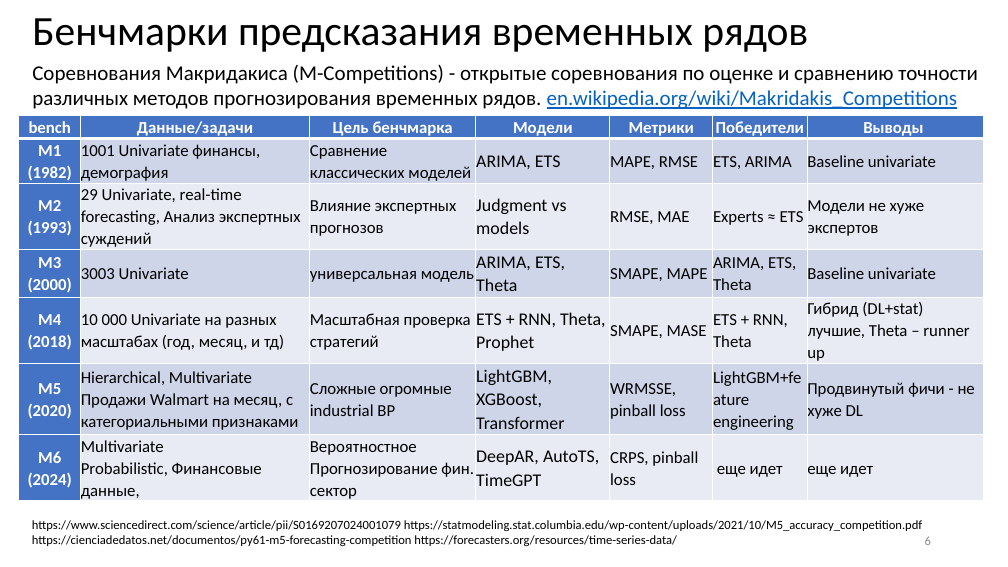
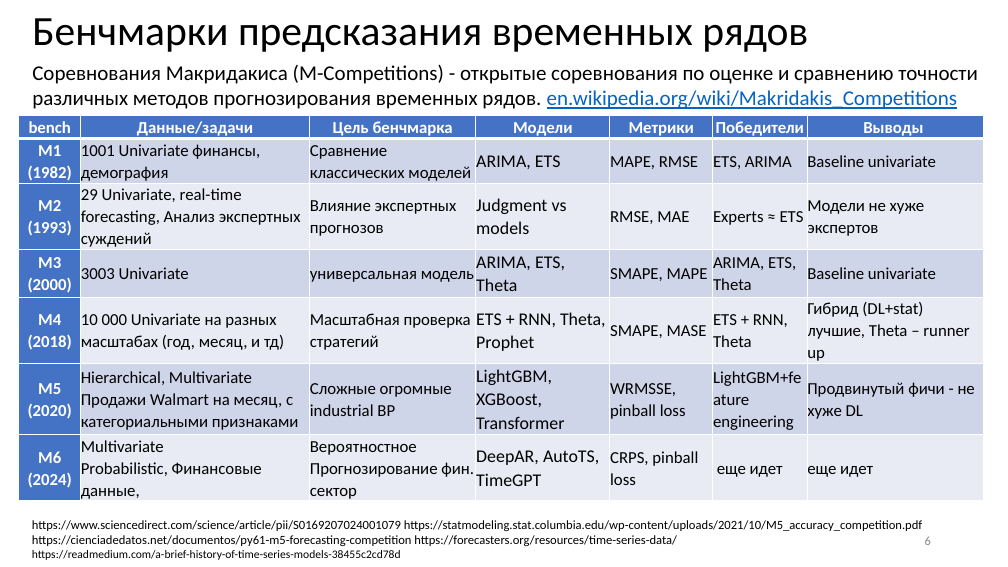
Before and after one commit to MVRonkin/TimeSeriesCourse, a slide deck: slide 6 of 2025/LEC/02-2 Разложение и наивное предсказание.pptx. Drawn at 1008x567 pixels with LibreOffice and Linux fonts; fonts in the diff are those of the drawing. Boxes give left, top, right and bottom in pixels: in the first picture for what was removed or moved away, otherwise in the second. Text is boxed around its words. In the diff, an @@ line names an element or a change of style, - is before the commit and + after.

```diff
--- a/2025/LEC/02-2 Разложение и наивное предсказание.pptx
+++ b/2025/LEC/02-2 Разложение и наивное предсказание.pptx
@@ text added at (32, 550, 401, 560), 11 pt, text #000000 @@
+https://readmedium.com/a-brief-history-of-time-series-models-38455c2cd78d
```
Also in this commit, not shown: 1 other slide changed.
